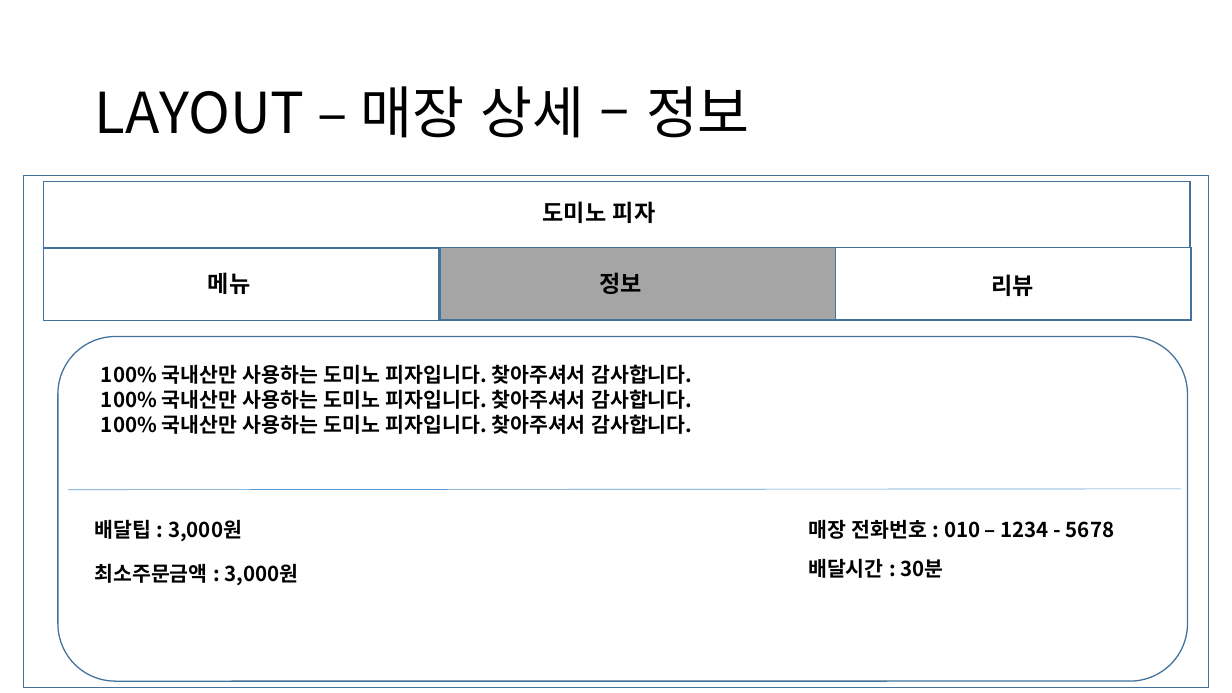
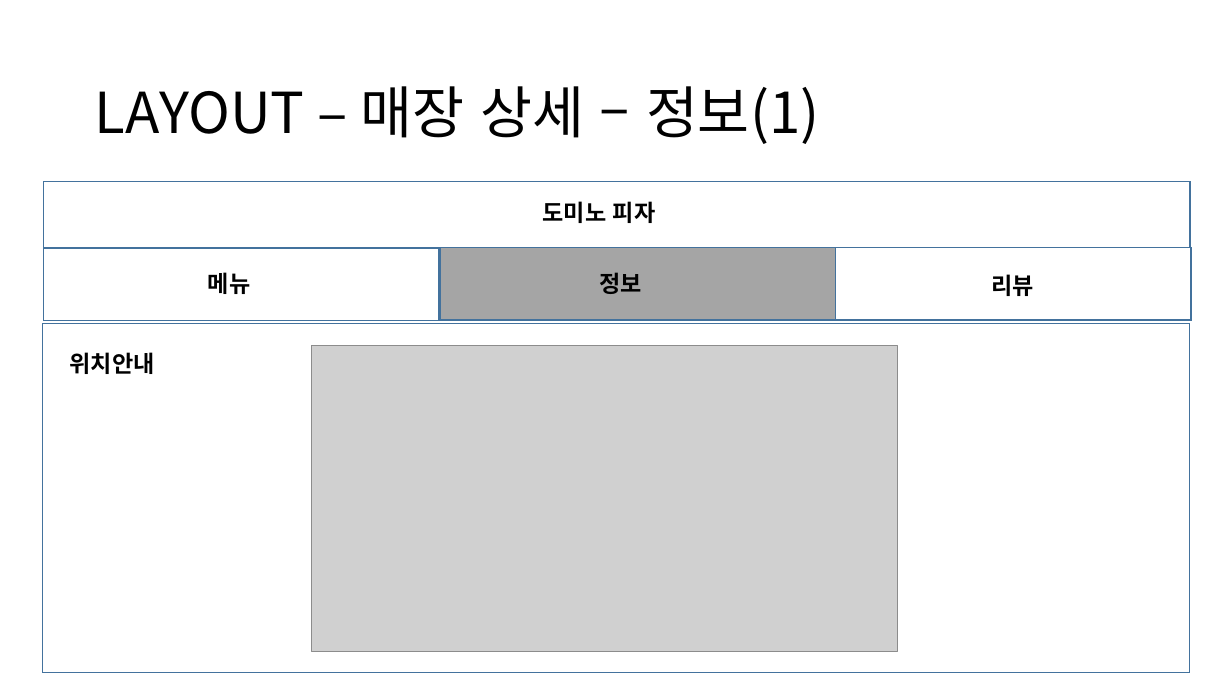
Before and after one commit to Camelllia/BaeminApplication, a slide deck: slide 15 of 202131205_김승진_실무게임프로그래밍_기획서.pptx. Drawn at 1232x693 pixels with LibreOffice and Linux fonts; fonts in the diff are those of the drawing; grey boxes stand for pictures. Boxes give left, top, right and bottom in pixels: in the first picture for what was removed or moved away, otherwise in the second. Text is boxed around its words. In the diff, an @@ line names an element or a change of style, - is before the commit and + after.

```diff
--- a/202131205_김승진_실무게임프로그래밍_기획서.pptx
+++ b/202131205_김승진_실무게임프로그래밍_기획서.pptx
@@ title at (95,86,820,144): text changed @@
-LAYOUT – 매장 상세 – 정보
+LAYOUT – 매장 상세 – 정보(1)
@@ rectangle: place and size @@
-rectangle at (23,176,1209,688)
+rectangle at (43,323,1189,673)
@@ rounded rectangle removed at (58,336,1189,681) @@
@@ text added at (70,352,155,374), 18 pt, text #000000, bold @@
+위치안내
@@ picture added at (312,345,897,652) @@
@@ text removed at (101,364,692,434) @@
-100% 국내산만 사용하는 도미노 피자입니다. 찾아주셔서 감사합니다.
-100% 국내산만 사용하는 도미노 피자입니다. 찾아주셔서 감사합니다.
-100% 국내산만 사용하는 도미노 피자입니다. 찾아주셔서 감사합니다.
@@ line removed from (68, 490) to (1181, 489) @@
@@ text removed at (95,519,242,541) @@
-배달팁 : 3,000원
@@ text removed at (808,519,1114,539) @@
-매장 전화번호 : 010 – 1234 - 5678
@@ text removed at (95,563,299,585) @@
-최소주문금액 : 3,000원
@@ text removed at (808,558,944,578) @@
-배달시간 : 30분
```
Also in this commit, not shown: 3 other slides changed, 2 slides added, 4 other files.
